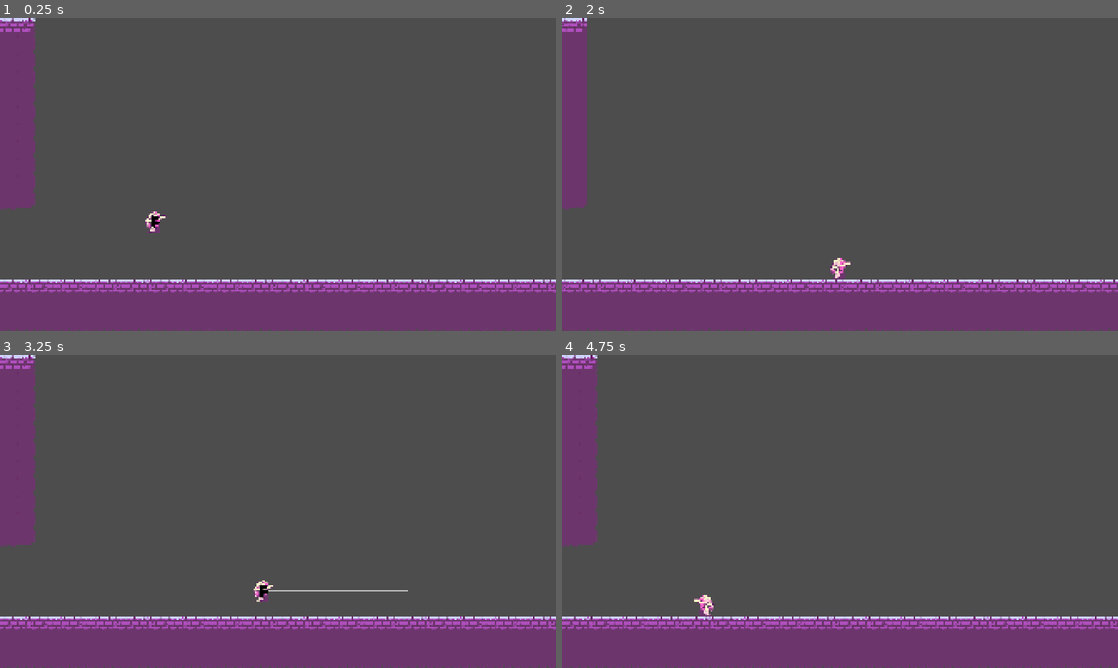
Above: before the commit, frames 1-4 (two rows, left to right).
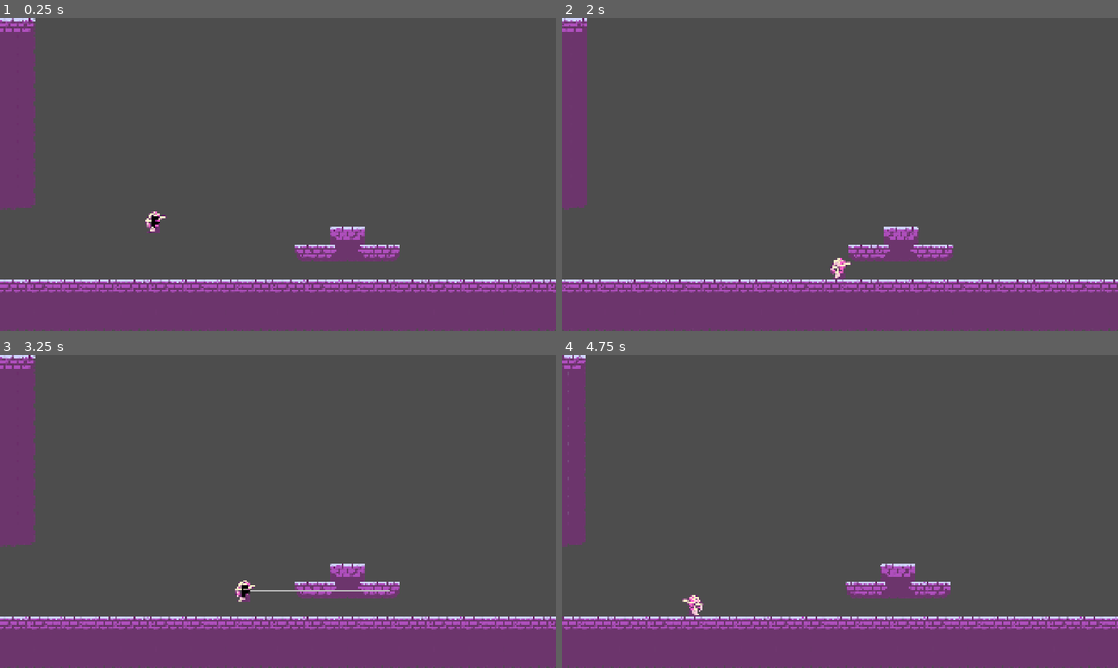
Above: after the commit, the same moments.

Repository: ADON15c/Spell-Hook
Game: Godot game, scene res://scenes/game/game.tscn
The game is run twice, just before and just after one commit, with the same random seed, the same clock (stepped at 60 frames per second) and the same inputs.
Inputs:
- Up to frame 1 (0.25 s): no input
- Up to frame 2 (2 s): hold Right (move_right) from 0.53 s (still down); tap X (grapple) at 0.6, 1.35 s; tap C (jump) at 0.77, 1.52 s
- Up to frame 3 (3.25 s): release Right (move_right) at 2.03 s; hold Left (move_left) 2.03-2.78 s; tap X (grapple) at 2.1, 2.85 s; hold Right (move_right) from 2.78 s (still down); tap C (jump) at 3.02 s
- Up to frame 4 (4.75 s): tap X (grapple) at 3.6, 4.35 s; tap C (jump) at 3.77, 4.52 s; tap R (restart) at 4.15 s; release Right (move_right) at 4.28 s; hold Left (move_left) from 4.28 s (still down)

The runs differ from the first frame. In frame 1, 1.3% of the frame differs, in the area x 53-72%, y 66-78%; in frame 2, 1.3%; in frame 3, 1.6%; in frame 4, 4.7%, in the area x 0-100%, y 0-100%.

Commit message:
Better level restarting

Diff:
--- a/project.godot
+++ b/project.godot
@@ -74,3 +74,4 @@
 2d_physics/layer_1="solids"
 2d_physics/layer_2="actors"
 2d_physics/layer_3="player"
+2d_physics/layer_4="room"
--- a/scenes/level_container/level_container.gd
+++ b/scenes/level_container/level_container.gd
@@ -21,8 +21,8 @@
 	camera.limit_top = round(bounds.position.y)
 	camera.limit_bottom = round(bounds.size.y + bounds.position.y)
 
-func load_level(level_scene: PackedScene):
-	current_level = current_level_scene.instantiate()
+func load_level(new_level_scene: PackedScene):
+	current_level = new_level_scene.instantiate()
 	add_child(current_level)
 
 	if current_level.has_player:
@@ -30,13 +30,6 @@
 		remote_transform.remote_path = camera.get_path()
 		current_level.player.add_child(remote_transform)
 
-		if current_level.player.has_signal("death"):
-			current_level.player.death.connect(restart)
-
 	if current_level.has_rooms:
 		current_level.changed_room.connect(set_camera_bounds)
 		set_camera_bounds(current_level.current_room.bounds)
-
-func restart():
-	current_level.queue_free()
-	load_level(current_level_scene)
--- a/scenes/levels/level_node.gd
+++ b/scenes/levels/level_node.gd
@@ -12,6 +12,7 @@
 @export var rooms_node: Node # Node containing rooms
 @export var starting_room: Room # Starting rooms
 signal changed_room(room_bounds: Rect2)
+signal spawned_player(player: Node)
 
 var has_player: bool
 var player: Node2D
@@ -19,21 +20,16 @@
 var rooms: Array[Room]
 var current_room: Room
 var new_room: Room
+var spawn_point: Vector2
 
 
 func _ready():
-	if player_scene and player_scene.can_instantiate():
-		has_player = true
-		player = player_scene.instantiate()
-		add_child(player)
-
-
 	if rooms_node and rooms_node.get_children().all(func(node): return (node is Room) and (node as Room).check_valid().is_empty()) and starting_room:
 		has_rooms = true
 
 		rooms.assign(rooms_node.get_children())
 		current_room = starting_room
-		player.position = current_room.spawnpoint.position
+		spawn_point = current_room.spawnpoint.position
 
 		for room in rooms:
 			var room_body_entered = func(body: Node2D):
@@ -47,3 +43,39 @@
 
 			room.body_entered.connect(room_body_entered)
 			room.body_exited.connect(room_body_exited)
+
+	if player_scene and player_scene.can_instantiate():
+		has_player = true
+		spawn_player()
+
+func spawn_player():
+	if !has_player:
+		return
+
+	player = player_scene.instantiate()
+	add_child(player)
+	if player.has_signal("death"):
+		player.death.connect(restart)
+	player.position = spawn_point
+	var room: Room = get_room_at_point(player.position)
+	if room:
+		current_room = room
+		changed_room.emit(room.bounds)
+
+	spawned_player.emit(player)
+
+func get_room_at_point(point: Vector2) -> Room:
+	var space_state = get_world_2d().direct_space_state
+	var physicsPointQueryParameters2D = PhysicsPointQueryParameters2D.new()
+	physicsPointQueryParameters2D.position = point
+	physicsPointQueryParameters2D.collide_with_areas = true
+	physicsPointQueryParameters2D.collision_mask = 8
+	var results = space_state.intersect_point(physicsPointQueryParameters2D)
+	if results.size() != 1:
+		return null
+	else :
+		return results[0].collider
+
+func restart():
+	if has_player:
+		spawn_player()
--- a/scenes/levels/room_node.gd
+++ b/scenes/levels/room_node.gd
@@ -14,7 +14,7 @@
 var bounds: Rect2
 
 func _ready():
-	collision_layer = 0
+	collision_layer = 8
 	collision_mask = 4
 
 	var errors: Array[String] = check_valid()
--- a/scenes/levels/test_level/test_level.tscn
+++ b/scenes/levels/test_level/test_level.tscn
@@ -21,17 +21,17 @@
 starting_room = NodePath("Rooms/Room1")
 metadata/_custom_type_script = "uid://dv42nxkrm2ttd"
 
-[node name="TileMapLayers" type="Node2D" parent="."]
+[node name="Level" type="Node2D" parent="."]
 
-[node name="TileMapLayer" type="TileMapLayer" parent="TileMapLayers"]
+[node name="TileMapLayer" type="TileMapLayer" parent="Level"]
 position = Vector2(-2, 0)
-tile_map_data = PackedByteArray("AAA9ABEAAQAJAAMAAAA8ABEAAQA …(10688 unchanged characters)… IAAEAAAC//w0AAQAIAAEAAAC//w4AAQAIAAEAAAA=")
+tile_map_data = PackedByteArray("AAA9ABEAAQAJAAMAAAA8ABEAAQA …(10688 unchanged characters)… IAAEAAAC//w0AAQAIAAEAAAC//w4AAQAIAAEAAAAQAA0AAQABAAMAAAARAA0AAQACAAMAAAASAA0AAQAFAAMAAAATAA0AAQAGAAMAAAAUAA0AAQACAAMAAAAVAA0AAQADAAMAAAASAAwAAQAIAAAAAAATAAwAAQALAAAAAAA=")
 tile_set = ExtResource("4_uxvkn")
 
 [node name="Rooms" type="Node" parent="."]
 
 [node name="Room1" type="Area2D" parent="Rooms" node_paths=PackedStringArray("spawnpoint")]
-collision_layer = 0
+collision_layer = 8
 collision_mask = 4
 script = ExtResource("2_62kbb")
 spawnpoint = NodePath("Room1Spawnpoint")
@@ -47,7 +47,7 @@
 gizmo_extents = 40.0
 
 [node name="Room2" type="Area2D" parent="Rooms" node_paths=PackedStringArray("spawnpoint")]
-collision_layer = 0
+collision_layer = 8
 collision_mask = 4
 script = ExtResource("2_62kbb")
 spawnpoint = NodePath("Room2Spawnpoint")
@@ -63,7 +63,7 @@
 gizmo_extents = 40.0
 
 [node name="Room3" type="Area2D" parent="Rooms" node_paths=PackedStringArray("spawnpoint")]
-collision_layer = 0
+collision_layer = 8
 collision_mask = 4
 script = ExtResource("2_62kbb")
 spawnpoint = NodePath("Room3Spawnpoint")
@@ -79,7 +79,7 @@
 gizmo_extents = 40.0
 
 [node name="Room4" type="Area2D" parent="Rooms" node_paths=PackedStringArray("spawnpoint")]
-collision_layer = 0
+collision_layer = 8
 collision_mask = 4
 script = ExtResource("2_62kbb")
 spawnpoint = NodePath("Room4Spawnpoint")
